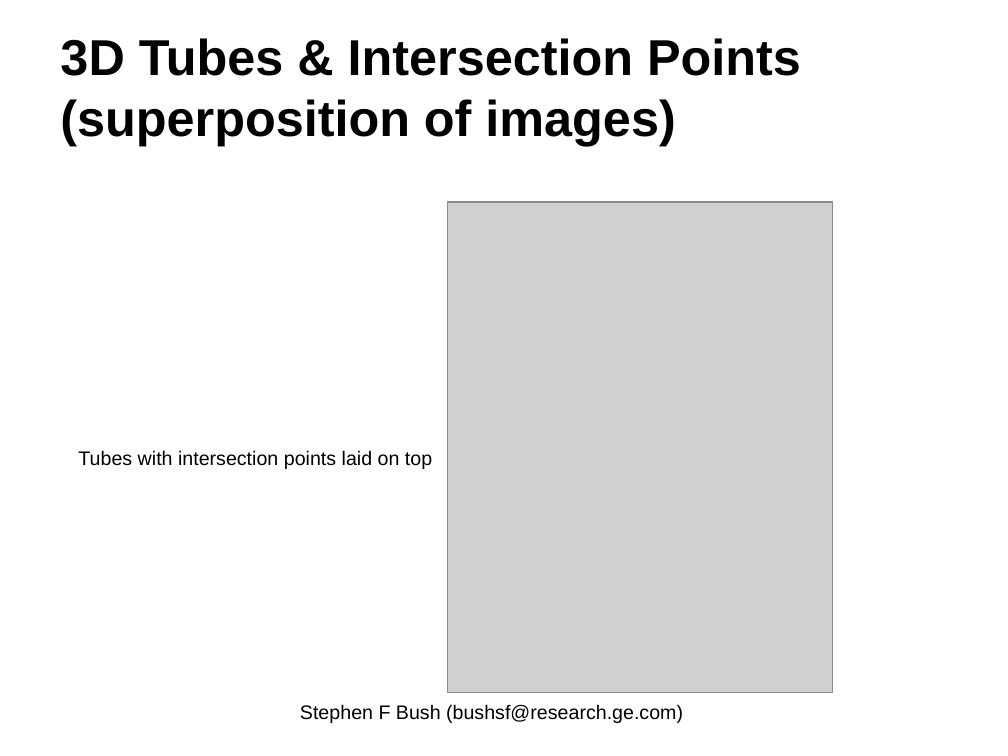
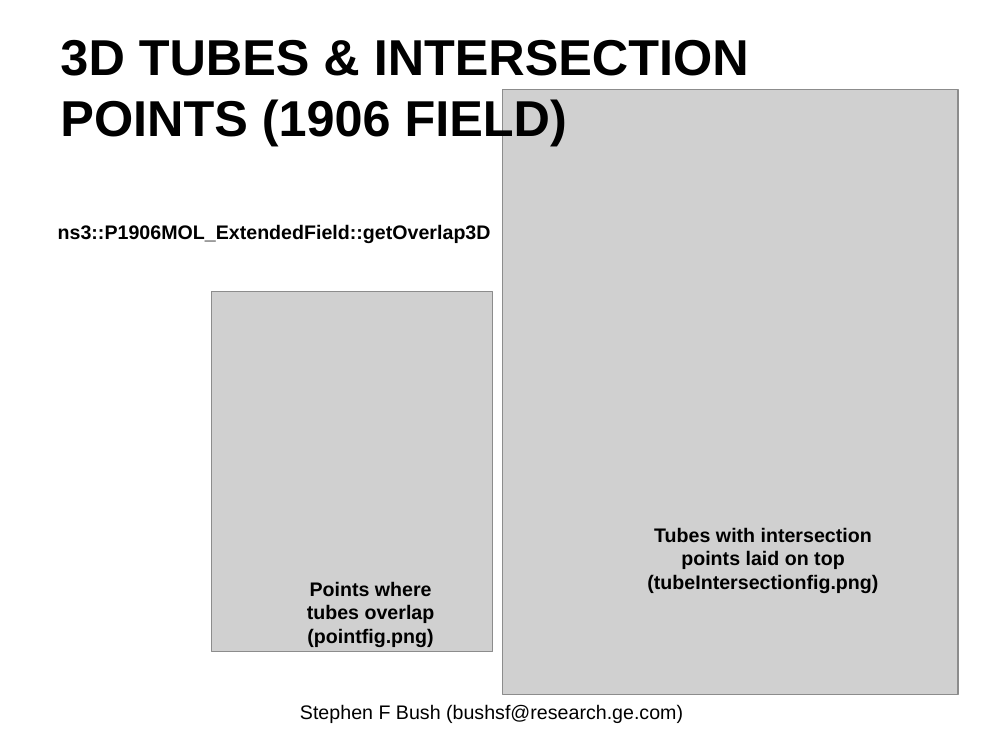
Before and after one commit to EnzoRong1013/ieee-p1906-1-reference-code, a slide deck: slide 10 of trunk/docs/p1906-1-Field-Component-Update.pptx (slide 6 before the commit). Drawn at 1008x756 pixels with LibreOffice and Linux fonts; fonts in the diff are those of the drawing; grey boxes stand for pictures. Boxes give left, top, right and bottom in pixels: in the first picture for what was removed or moved away, otherwise in the second. Text is boxed around its words. In the diff, an @@ line names an element or a change of style, - is before the commit and + after.

```diff
--- a/trunk/docs/p1906-1-Field-Component-Update.pptx
+++ b/trunk/docs/p1906-1-Field-Component-Update.pptx
@@ title at bbox=[60, 39, 749, 145]: text changed @@
-3D Tubes & Intersection Points (superposition of images)
+3D TUBES & INTERSECTION POINTS (1906 FIELD)
@@ picture: place and size @@
-picture at bbox=[448, 202, 833, 691]
+picture at bbox=[503, 90, 959, 696]
@@ text added at bbox=[58, 224, 491, 243], 14 pt, text #000000, bold @@
+ns3::P1906MOL_ExtendedField::getOverlap3D
@@ picture added at bbox=[212, 291, 493, 652] @@
@@ text at bbox=[647, 527, 878, 593]: text changed; bold on @@
-Tubes with intersection points laid on top
+Tubes with intersection points laid on top (tubeIntersectionfig.png)
@@ text added at bbox=[307, 581, 435, 647], 14 pt, text #000000, bold @@
+Points where tubes overlap (pointfig.png)
```
Also in this commit, not shown: 14 other slides changed, 4 slides added, 4 slides removed.
